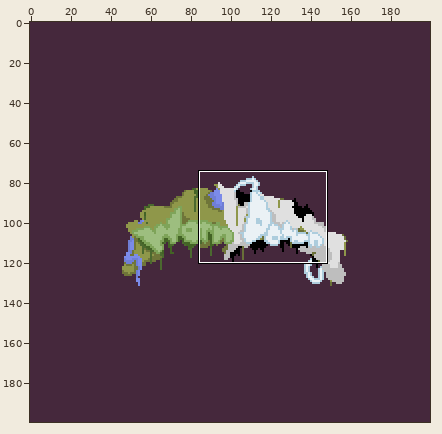
Pixel-art file -- img/menu/work_space(menu).aseprite. The first picture is a wide view before the edit; the outline marks the close-up.
Close-up. Before the edit:
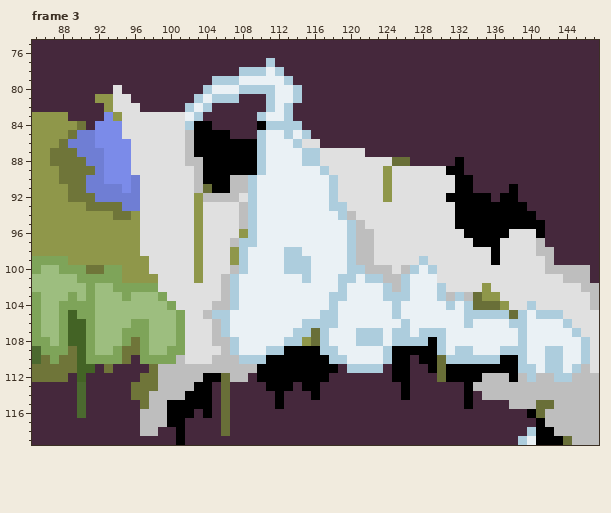
200x200 pixels, 3 frames. Shown: frame 3: x 85..147, y 75..119.
And afterwards:
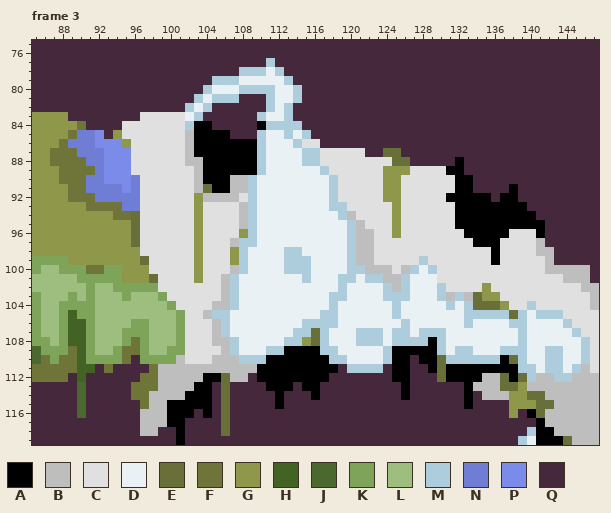
Palette (. is transparent): A #000000  B #bebebe  C #e0e0e0  D #eaf1f5  E #696f38  F #6f7539  G #8f974a  H #436325  J #4b692f  K #7ea459  L #9dbe7f  M #adcddd  N #6f7ed4  P #7b8be9  Q #45283c
Changes in this commit:
--- frame 3, layer "Layer 1"
@@ x 90..128 @@
  79 QQQQQQQQQQQQQQQMMMDDDDDMQQQQQQQQQQQQQQQ
- 80 QQQQCQQQQQQQQQMDDDMMMMDDMQQQQQQQQQQQQQQ
- 81 QQGGCCQQQQQQQMDMMMQQQMDDMQQQQQQQQQQQQQQ
- 82 QQQGCCCQQQQQMDMQQQQQQMDMQQQQQQQQQQQQQQQ
- 83 QQQPGCCCCCCCDMQQQQQQMDDMQQQQQQQQQQQQQQQ
- 84 FQPPPCCCCCCCMAAQQQQQAMMMMQQQQQQQQQQQQQQ
- 85 NNPPPCCCCCCCBAAAAQQQMDDMDMQQQQQQQQQQQQQ
- 86 NNPPPPCCCCCCBAAAAAAAMDDDMCCQQQQQQQQQQQQ
- 87 NNNPPPCCCCCCBAAAAAAAMDDDDMMCCCCCQQQQQQQ
+ 80 QQQQQQQQQQQQQQMDDDMMMMDDMQQQQQQQQQQQQQQ
+ 81 QQQQQQQQQQQQQMDMMMQQQMDDMQQQQQQQQQQQQQQ
+ 82 QQQQQQQQQQQQMDMQQQQQQMDMQQQQQQQQQQQQQQQ
+ 83 QQQQQQQCCCCCDMQQQQQQMDDMQQQQQQQQQQQQQQQ
+ 84 FQQQQCCCCCCCMAAQQQQQAMMMMQQQQQQQQQQQQQQ
+ 85 NNPQGCCCCCCCBAAAAQQQMDDMDMQQQQQQQQQQQQQ
+ 86 NNPPPGCCCCCCBAAAAAAAMDDDMCCQQQQQQQQQQQQ
+ 87 NNNPPPCCCCCCBAAAAAAAMDDDDMMCCCCCQQEEQQQ
  88 FNNPPPCCCCCCBBAAAAAAMDDDDMMCCCCCCCCEEQQ
- 89 FFNPPPCCCCCCCBAAAAAAMDDDDDDMCCCCCCGCCCC
- 90 FNNPPPNCCCCCCBAAABBMDDDDDDDDMCCCCCGCCCC
- 91 FNNNNPNCCCCCCBEAABBMDDDDDDDDMCCCCCGCCCC
- 92 FFNNNNNCCCCCCGBBBBCMDDDDDDDDMCCCCCGCCCC
- 93 GFFFFNNCCCCCCGCCCCBMDDDDDDDDMMCCCCCCCCC
- 94 GGGGFFGCCCCCCGCCCCBMDDDDDDDDDMBCCCCCCCC
- 95 GGGGGGGCCCCCCGCCCCBMDDDDDDDDDDMBCCCCCCC
- 96 GGGGGGGCCCCCCGCCCCGMDDDDDDDDDDMBBCCCCCC
- 97 GGGGGGGCCCCCCGCCCBMMDDDDDDDDDDMBBCCCCCC
+ 89 FFNPPPCCCCCCCBAAAAAAMDDDDDDMCCCCCCGGGCC
+ 90 FNNPPPNCCCCCCBAAABBMDDDDDDDDMCCCCCGGCCC
+ 91 FNNNNPNCCCCCCBEAABBMDDDDDDDDMCCCCCGGCCC
+ 92 FFNNNNNCCCCCCGBBBBCMDDDDDDDDMCCCCCGGCCC
+ 93 GFFFFNNCCCCCCGCCCCBMDDDDDDDDMMCCCCCGCCC
+ 94 GGGGFFECCCCCCGCCCCBMDDDDDDDDDMBCCCCGCCC
+ 95 GGGGGGECCCCCCGCCCCBMDDDDDDDDDDMBCCCGCCC
+ 96 GGGGGGECCCCCCGCCCCGMDDDDDDDDDDMBBCCGCCC
+ 97 GGGGGGECCCCCCGCCCBMMDDDDDDDDDDMBBCCCCCC
  98 GGGGGGGCCCCCCGCCCGMDDDDMMDDDDDMBBCCCCCC
- 99 GGGGGGGGCCCCCGCCCGMDDDDMMMDDDDMBBCCCCCM
+ 99 GGGGGGGECCCCCGCCCGMDDDDMMMDDDDMBBCCCCCM
 100 KFFKKGGGCCCCCGCCCBMDDDDMMMDDDDMMBBBCBMD
-101 KKKKKGGGGCCCCGCCBMDDDDDDDMDDDMMDMMBBMDD
+101 KKKKKGGGECCCCGCCBMDDDDDDDMDDDMMDMMBBMDD
 102 LKLLKKKKKCCCCCCCBMDDDDDDDDDDDMDDDDMBMDD
@@ x 135..143 @@
 109 DDMMMDDMM
-110 MMAAMDDMM
+110 MMAEMDDMM
 111 AAAAMMDMM
-112 BBBABMBBM
-113 BBBBBBBBB
-114 BBBBBBBBB
-115 QQQBBBEEB
-116 QQQQQAEBB
+112 BBEAEMBBM
+113 BBEEGBBBB
+114 BBBGGEEBB
+115 QQQGGGEEB
+116 QQQGQAEBB
 117 QQQQQQABB
Where, in picture pixels (left, top, right, bottom), the same in both close-ups:
changed: (95, 85, 140, 148)
changed: (383, 148, 410, 238)
changed: (131, 211, 158, 283)
changed: (500, 355, 545, 418)
